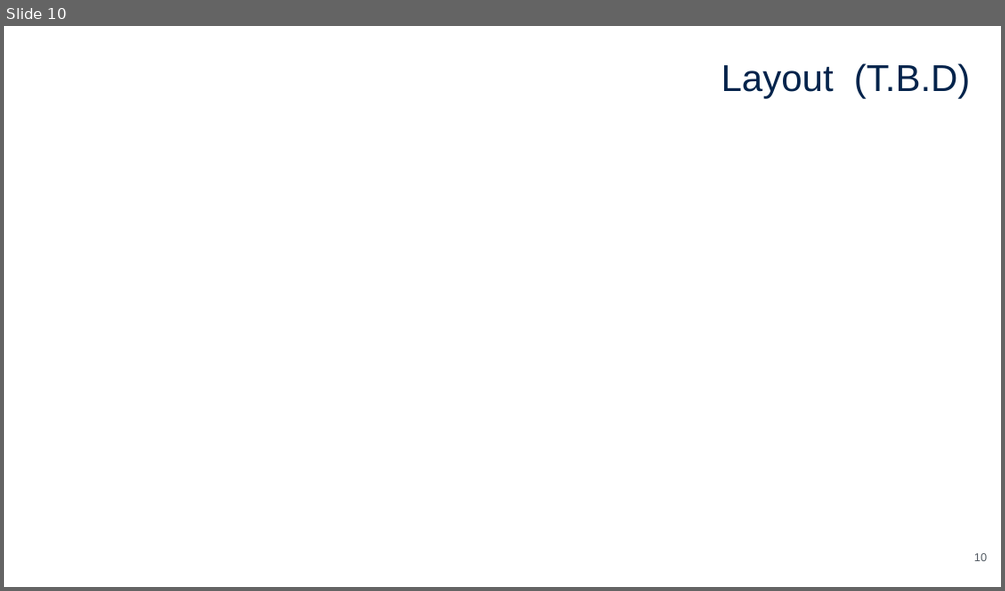
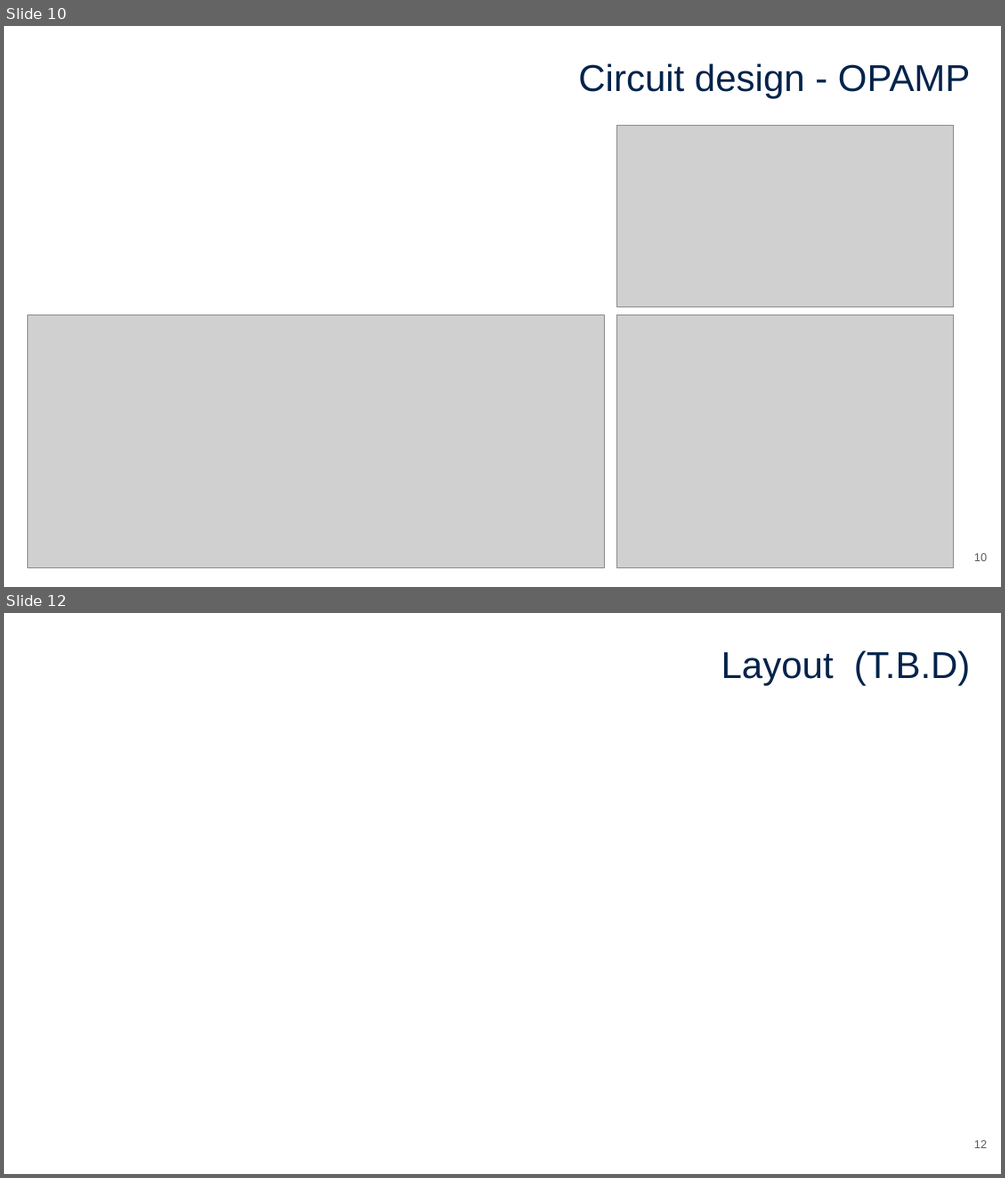
Before and after one commit to yutaka-kotani-stj/2026_sscs_gf180, a slide deck: proposal/proposal.pptx. Shown one above the other, each under a label of ours: slide 10 before the commit, slides 10 and 12 after it; the slides between them are not shown. The pictures are 1005x591 and 1005x1178 pixels, drawn with LibreOffice and Linux fonts; fonts in the diff are those of the drawing; grey boxes stand for pictures. Boxes give left, top, right and bottom in pixels: in the first picture for what was removed or moved away, otherwise in the second. Text is boxed around its words. In the diff, an @@ line names an element or a change of style, - is before the commit and + after.

```diff
--- a/proposal/proposal.pptx
+++ b/proposal/proposal.pptx
@@ slide 10 added at box(4, 26, 1001, 587), background #FFFFFF @@
@@ title added at box(578, 63, 970, 99), 36 pt, text #03234B @@
+Circuit design - OPAMP
@@ picture added at box(617, 126, 954, 307) @@
@@ picture added at box(27, 314, 605, 568) @@
@@ picture added at box(617, 314, 954, 568) @@
@@ page number added at box(974, 553, 987, 561), 11 pt, text #525A63 @@
+10
@@ what was slide 10 is now slide 12 @@
@@ page number at box(974, 1140, 987, 1148): text changed @@
-10
+12
```
Also in this commit, not shown: 8 slides changed, 2 other slides added, 1 slide removed.
